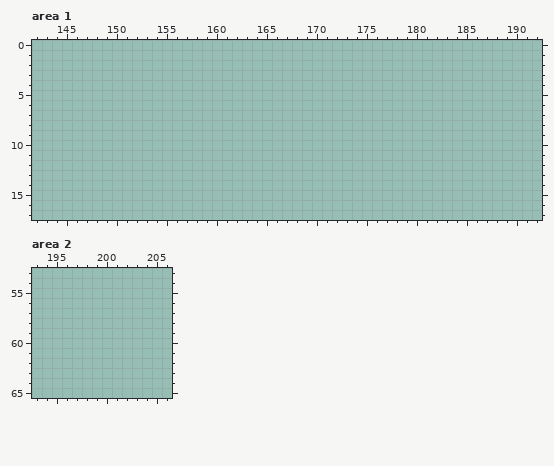
Pixel-art file: resources/textures/OverworldTileset.aseprite. Above, as it was before the edit.
512x512 pixels, 1 frame. Colours within 5 levels of each other are drawn and written as one. Shown: area 1: x 142..192, y 0..17; area 2: x 193..206, y 53..65. The commit also changed other parts of the picture, which this record leaves out.
After the commit:
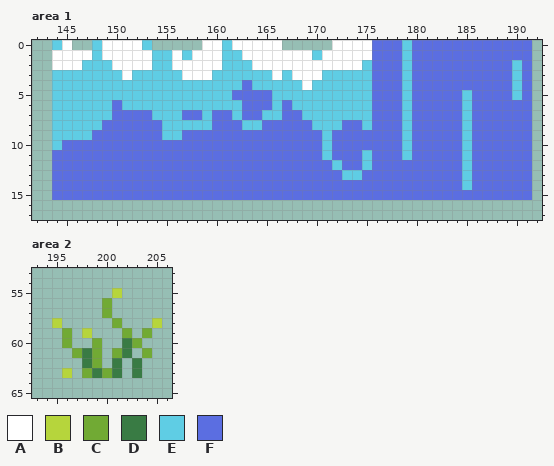
Palette (. is transparent): A #ffffff  B #b6d53c  C #71aa34  D #397b44  E #5fcde4  F #5b6ee1
Edits made:
--- area 1, layer "Layer 2"
@@ x 142..192 @@
- 0 ...................................................
- 1 ...................................................
- 2 ...................................................
- 3 ...................................................
- 4 ...................................................
- 5 ...................................................
- 6 ...................................................
- 7 ...................................................
- 8 ...................................................
- 9 ...................................................
-10 ...................................................
-11 ...................................................
-12 ...................................................
-13 ...................................................
-14 ...................................................
-15 ...................................................
+ 0 ..EA..EAAAAE.....AAEAAAAA.....AAAAFFFEFFFFFFFFFFFF.
+ 1 ..AAAAEAAAAAEEAEAAAEEAAAAAAAEAAAAAFFFEFFFFFFFFFFFF.
+ 2 ..AAAEEEAAAAEEAAAAAEEEAAAAAAAAAAAEFFFEFFFFFFFFFFEF.
+ 3 ..EEEEEEEAEEEEEAAAEEEEEEAEAAAEEEEEFFFEFFFFFFFFFFEF.
+ 4 ..EEEEEEEEEEEEEEEEEEEFEEEEEAEEEEEEFFFEFFFFFFFFFFEF.
+ 5 ..EEEEEEEEEEEEEEEEEEFFFFEEEEEEEEEEFFFEFFFFFEFFFFEF.
+ 6 ..EEEEEEFEEEEEEEEEEEEFFFEFEEEEEEEEFFFEFFFFFEFFFFFF.
+ 7 ..EEEEEEFFFFEEEFFEFFEFFEEFFEEEEEEEFFFEFFFFFEFFFFFF.
+ 8 ..EEEEEFFFFFFEEEEEFFFEEFFFFFEEEFFEFFFEFFFFFEFFFFFF.
+ 9 ..EEEEFFFFFFFEEFFFFFFFFFFFFFFEFFFFFFFEFFFFFEFFFFFF.
+10 ..EFFFFFFFFFFFFFFFFFFFFFFFFFFEFFFFFFFEFFFFFEFFFFFF.
+11 ..FFFFFFFFFFFFFFFFFFFFFFFFFFFEFFFEFFFEFFFFFEFFFFFF.
+12 ..FFFFFFFFFFFFFFFFFFFFFFFFFFFFEFFEFFFFFFFFFEFFFFFF.
+13 ..FFFFFFFFFFFFFFFFFFFFFFFFFFFFFEEFFFFFFFFFFEFFFFFF.
+14 ..FFFFFFFFFFFFFFFFFFFFFFFFFFFFFFFFFFFFFFFFFEFFFFFF.
+15 ..FFFFFFFFFFFFFFFFFFFFFFFFFFFFFFFFFFFFFFFFFFFFFFFF.
 16 ...................................................
--- area 2, layer "Layer 2"
@@ x 193..206 @@
 54 ..............
-55 ..............
-56 ..............
-57 ..............
-58 ..............
-59 ..............
-60 ..............
-61 ..............
-62 ..............
-63 ..............
+55 ........B.....
+56 .......C......
+57 .......C......
+58 ..B.....C...B.
+59 ...C.B...C.C..
+60 ...C..C..DC...
+61 ....CDC.CD.C..
+62 .....DC.D.D...
+63 ...B.CDCD.D...
 64 ..............
